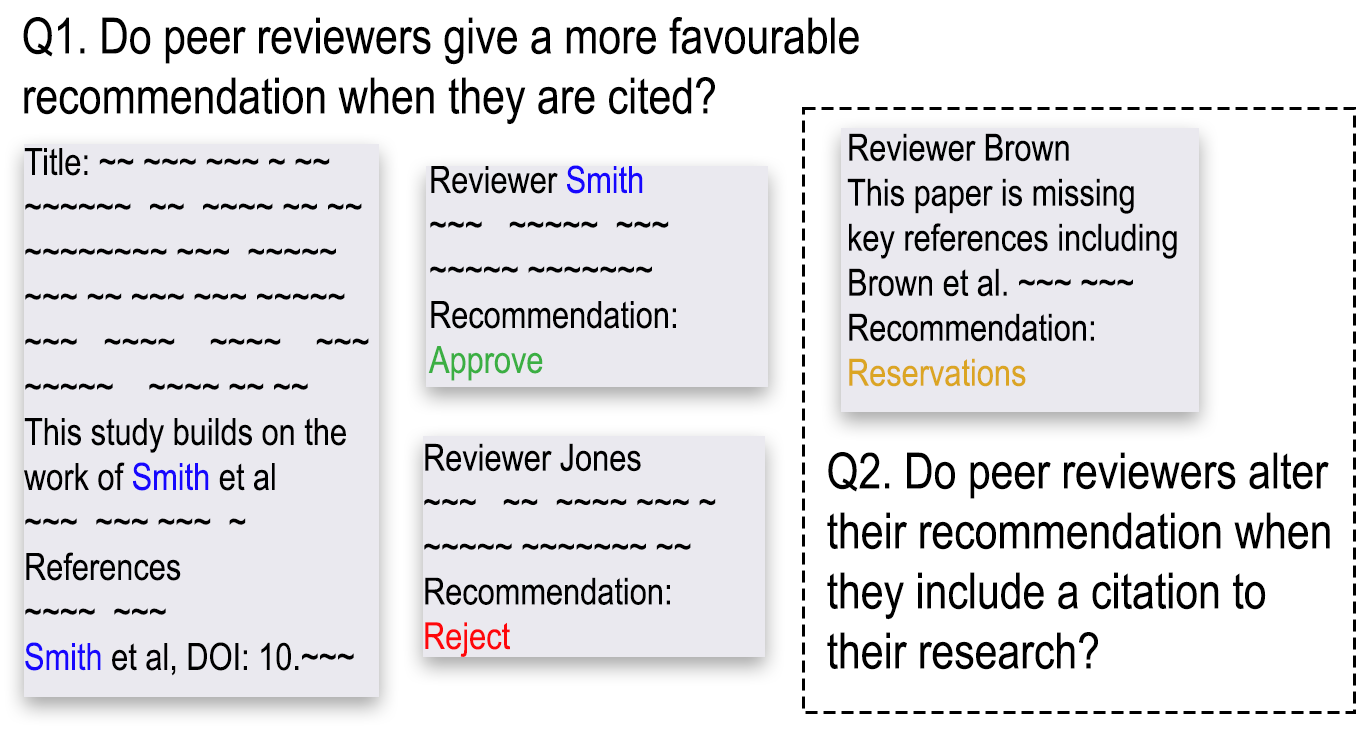
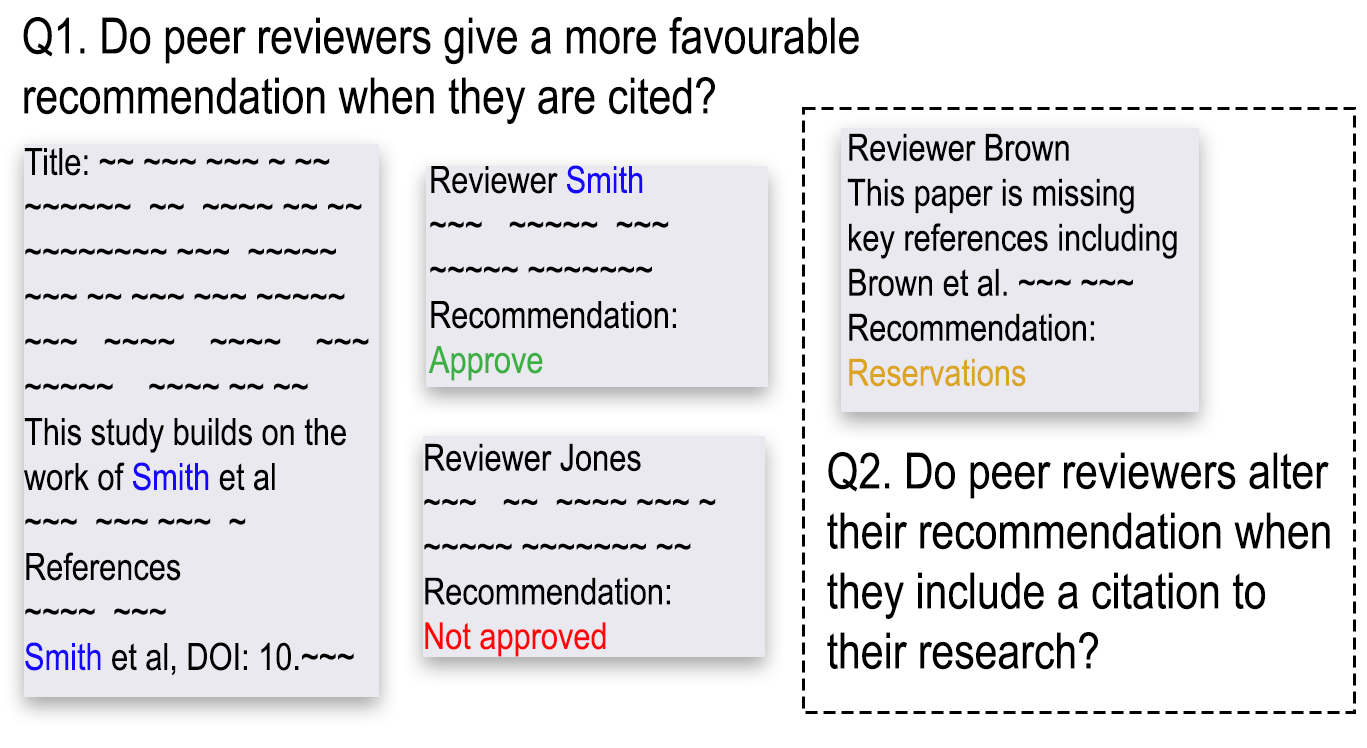
Before/after of a w=1367, h=748 layered artwork. What changed in the layer stack:
painted on "Reviewer Jones ~~~ ~~ ~~~~ ~~~ ~ ~~~~~ ~~~~~~~ ~~ Recommenda" over [428, 591, 606, 657]
